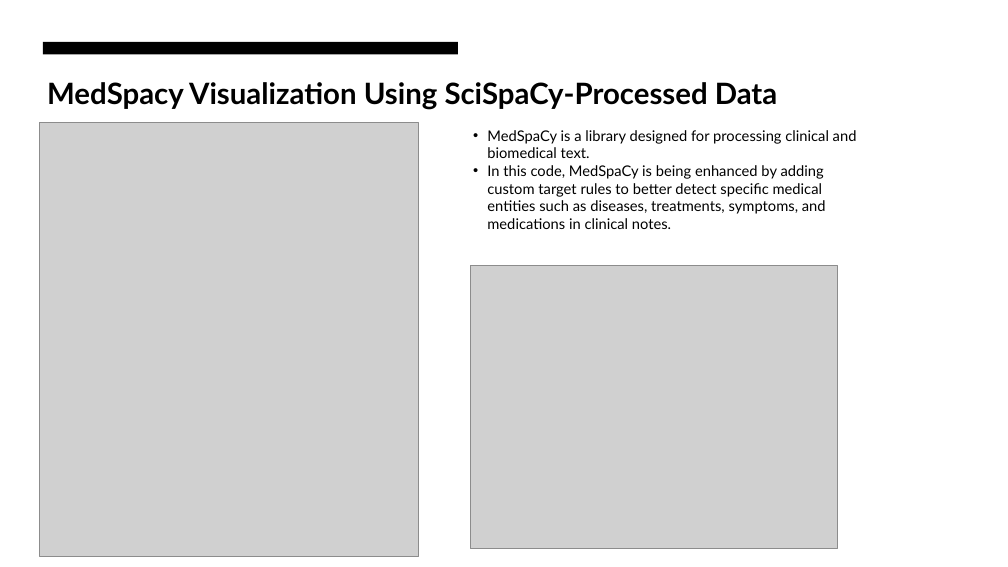
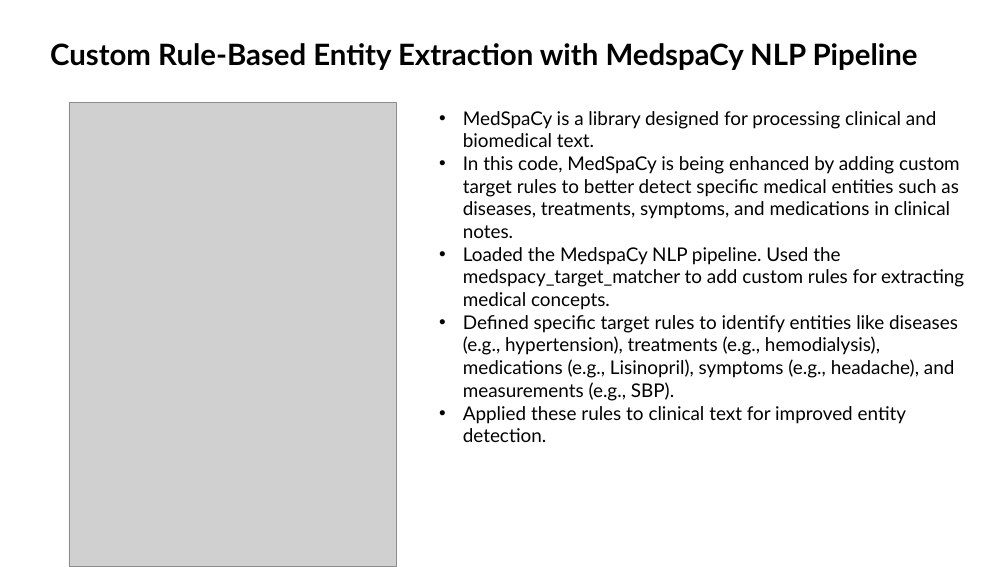
Before and after one commit to AnkitaSavaliya/AIH, a slide deck: slide 22 of MIMIC-III_NLP.pptx (slide 15 before the commit). Drawn at 1008x567 pixels with LibreOffice and Linux fonts; fonts in the diff are those of the drawing; grey boxes stand for pictures. Boxes give left, top, right and bottom in pixels: in the first picture for what was removed or moved away, otherwise in the second. Text is boxed around its words. In the diff, an @@ line names an element or a change of style, - is before the commit and + after.

```diff
--- a/MIMIC-III_NLP.pptx
+++ b/MIMIC-III_NLP.pptx
@@ rectangle removed at (43,42,458,54) @@
@@ title added at (50,43,918,70), 28 pt, text #000000, bold @@
+Custom Rule-Based Entity Extraction with MedspaCy NLP Pipeline
@@ text removed at (47,82,777,110) @@
-MedSpacy Visualization Using SciSpaCy-Processed Data
@@ picture: place and size @@
-picture at (40,123,419,557)
+picture at (69,103,396,567)
@@ text "MedSpaCy is a library designed ...": place and size @@
-text "MedSpaCy is a library designed ..." at (487,130,857,229)
+text "MedSpaCy is a library designed ..." at (463,111,964,442)
@@ text at (463,111,960,238): size 14 to 18 pt in "MedSpaCy is a library designed for processing ...", "In this code, MedSpaCy is being enhanced ..."; indent changed @@
@@ text at (463,247,964,442): paragraphs added @@
+• Loaded the MedspaCy NLP pipeline. Used the medspacy_target_matcher to add custom rules for extracting medical concepts.
+• Defined specific target rules to identify entities like diseases (e.g., hypertension), treatments (e.g., hemodialysis), medications (e.g., Lisinopril), symptoms (e.g., headache), and measurements (e.g., SBP).
+• Applied these rules to clinical text for improved entity detection.
@@ picture removed at (470,266,837,549) @@
```
Also in this commit, not shown: 9 other slides changed, 15 slides added, 6 slides removed, 3 other files.
